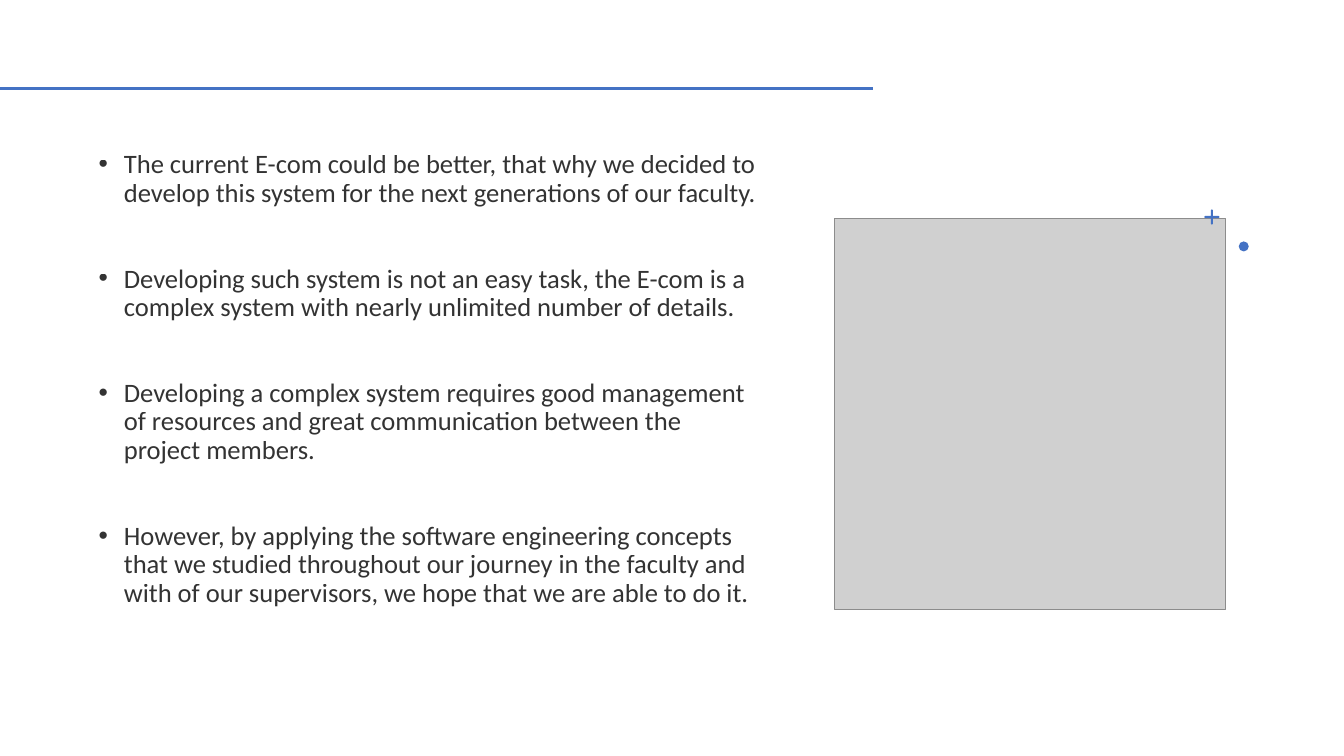
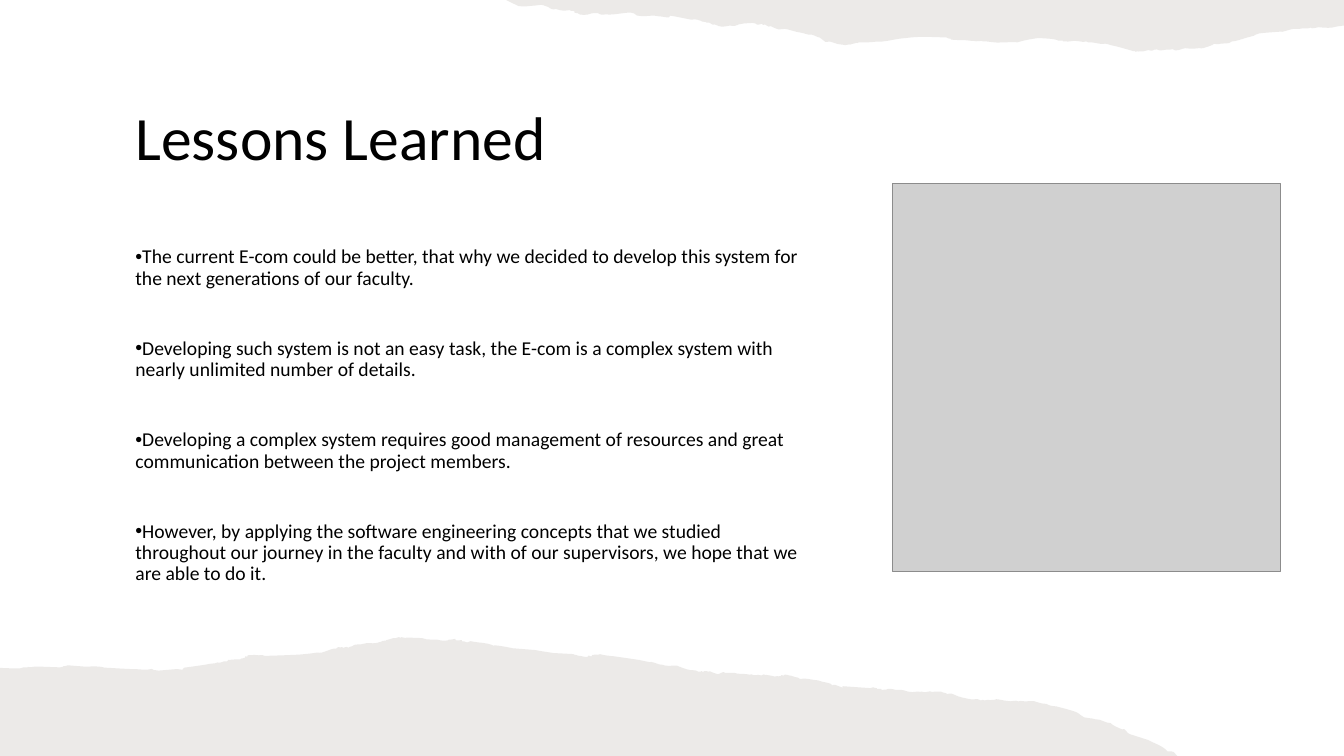
Before and after one commit to mounirsabry/Better_Ecom_GP, a slide deck: slide 29 of Discussions/Midyear_Discussion/presentation.pptx. Drawn at 1344x756 pixels with LibreOffice and Linux fonts; fonts in the diff are those of the drawing; grey boxes stand for pictures. Boxes give left, top, right and bottom in pixels: in the first picture for what was removed or moved away, otherwise in the second. Text is boxed around its words. In the diff, an @@ line names an element or a change of style, - is before the commit and + after.

```diff
--- a/Discussions/Midyear_Discussion/presentation.pptx
+++ b/Discussions/Midyear_Discussion/presentation.pptx
@@ freeform shape added at [506,0,1344,51], fill #82766A at 15% opacity @@
@@ line removed from (0, 89) to (871, 89) @@
@@ title added at [135,117,546,161], 44 pt, text #000000 @@
+Lessons Learned
@@ picture: place and size @@
-picture at [835,219,1226,610]
+picture at [892,184,1280,572]
@@ freeform shape removed at [1205,210,1220,225] @@
@@ subtitle "The current E-com could be ...": place and size @@
-subtitle "The current E-com could be ..." at [124,155,755,607]
+subtitle "The current E-com could be ..." at [135,249,798,580]
@@ subtitle "The current E-com could be ..." at [135,249,798,580]: size 19 to 14 pt, text colour #000000 at 80% opacity to #000000; indent changed @@
@@ freeform shape removed at [1239,241,1249,251] @@
@@ freeform shape added at [0,637,1178,756], fill #82766A at 15% opacity @@
```
Also in this commit, not shown: 1 other slide changed, 4 other files.
